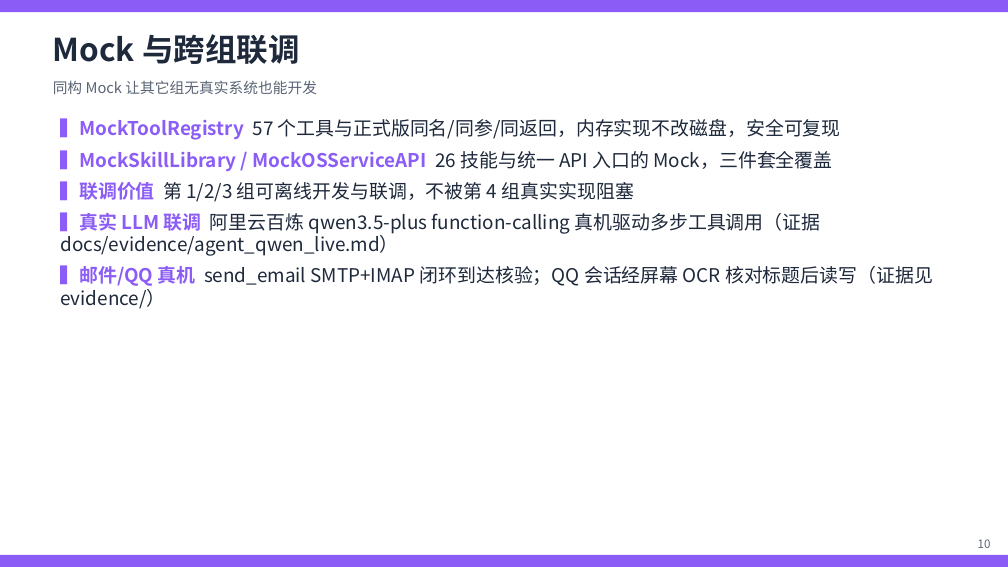
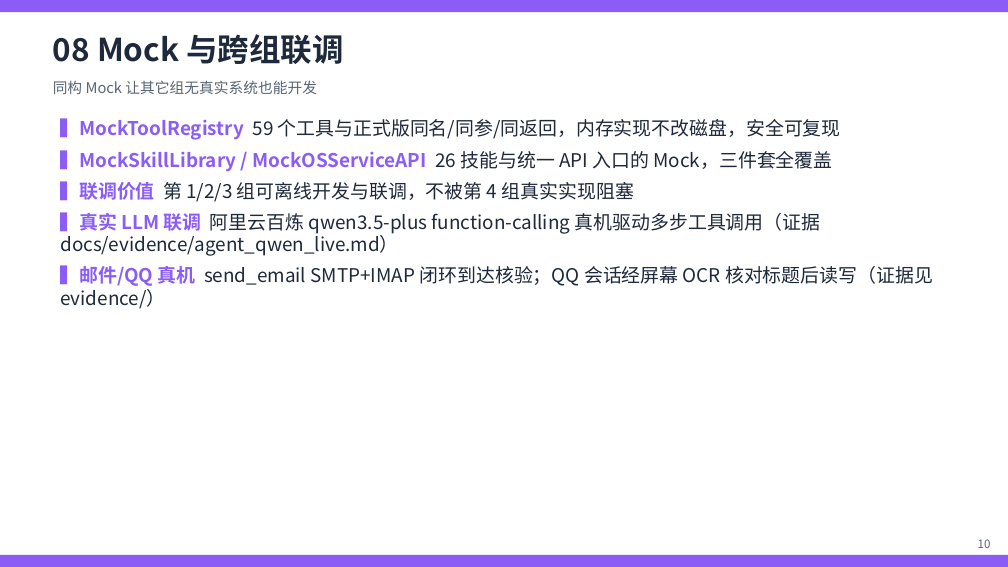
Before and after one commit to yurenhjh/miniyu, a slide deck: slide 11 of docs/第4组汇报PPT.pptx. Drawn at 1008x567 pixels with LibreOffice and Linux fonts; fonts in the diff are those of the drawing. Boxes give left, top, right and bottom in pixels: in the first picture for what was removed or moved away, otherwise in the second. Text is boxed around its words. In the diff, an @@ line names an element or a change of style, - is before the commit and + after.

```diff
--- a/docs/第4组汇报PPT.pptx
+++ b/docs/第4组汇报PPT.pptx
@@ text at (53,34,343,64): text changed @@
-Mock 与跨组联调
+08 Mock 与跨组联调
@@ text at (60,118,841,140): text changed @@
-▍MockToolRegistry 57 个工具与正式版同名/同参/同返回，内存实现不改磁盘，安全可复现
+▍MockToolRegistry 59 个工具与正式版同名/同参/同返回，内存实现不改磁盘，安全可复现
```
Also in this commit, not shown: 18 other slides changed, 2 slides added, 16 other files.
